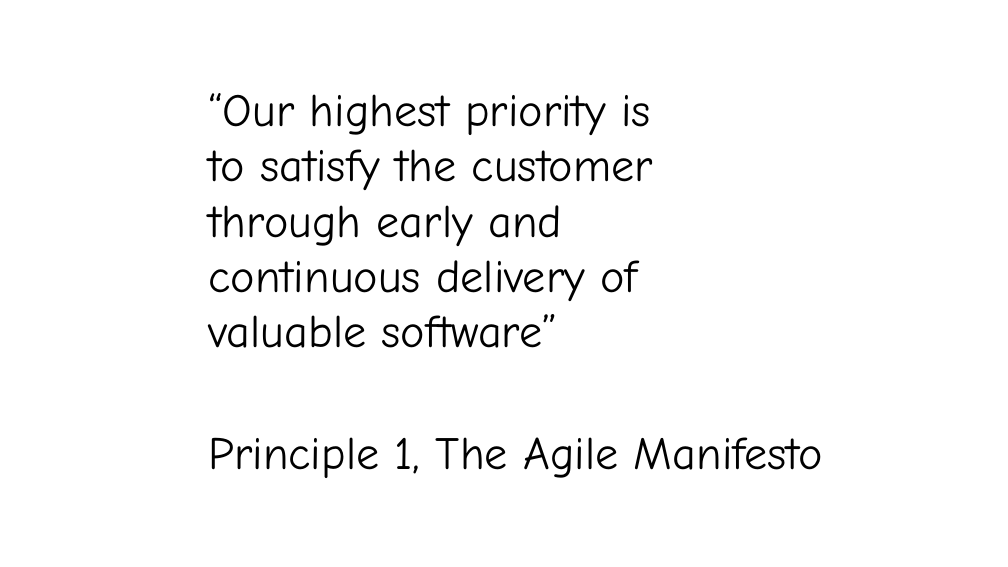
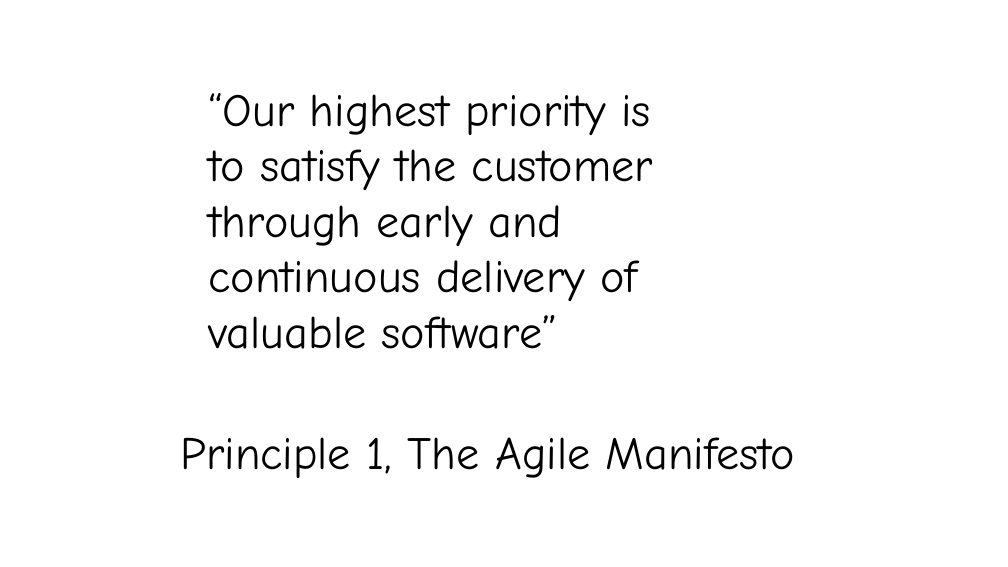
Before and after one commit to suggitpe/bank-account-kata, a slide deck: slide 5 of slides.pptx (slide 4 before the commit). Drawn at 1008x567 pixels with LibreOffice and Linux fonts; fonts in the diff are those of the drawing; background and template pictures are left out. Boxes give left, top, right and bottom in pixels: in the first picture for what was removed or moved away, otherwise in the second. Text is boxed around its words. In the diff, an @@ line names an element or a change of style, - is before the commit and + after.

```diff
--- a/slides.pptx
+++ b/slides.pptx
@@ text "Principle 1, The Agile Manifesto": place and size @@
-text "Principle 1, The Agile Manifesto" at box(208, 437, 823, 478)
+text "Principle 1, The Agile Manifesto" at box(180, 437, 795, 478)
```
Also in this commit, not shown: 12 other slides changed, 1 slide added.
